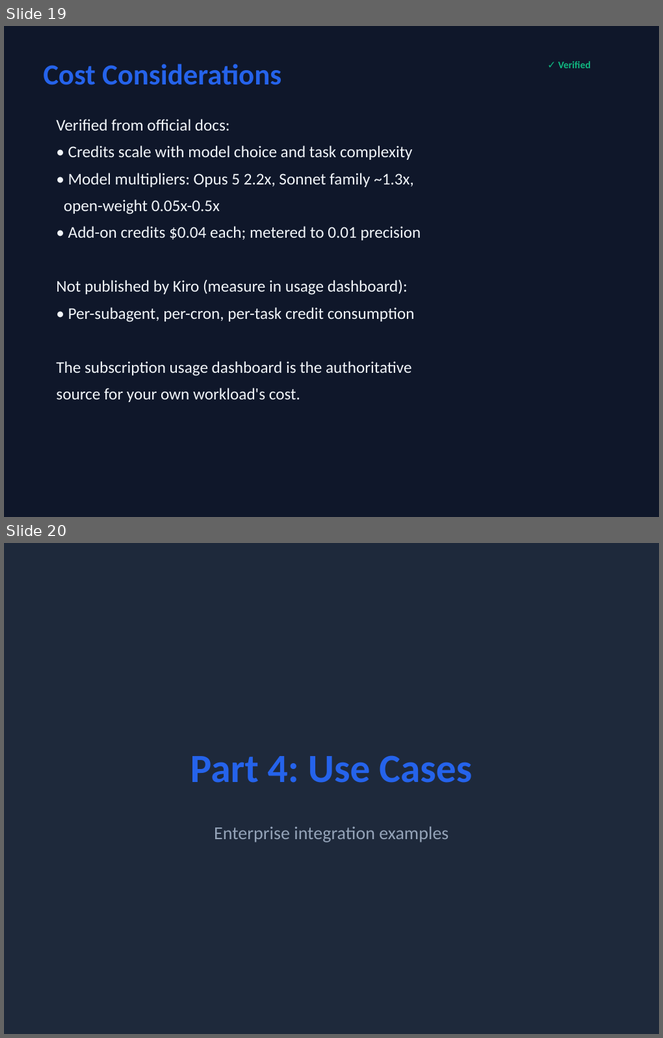
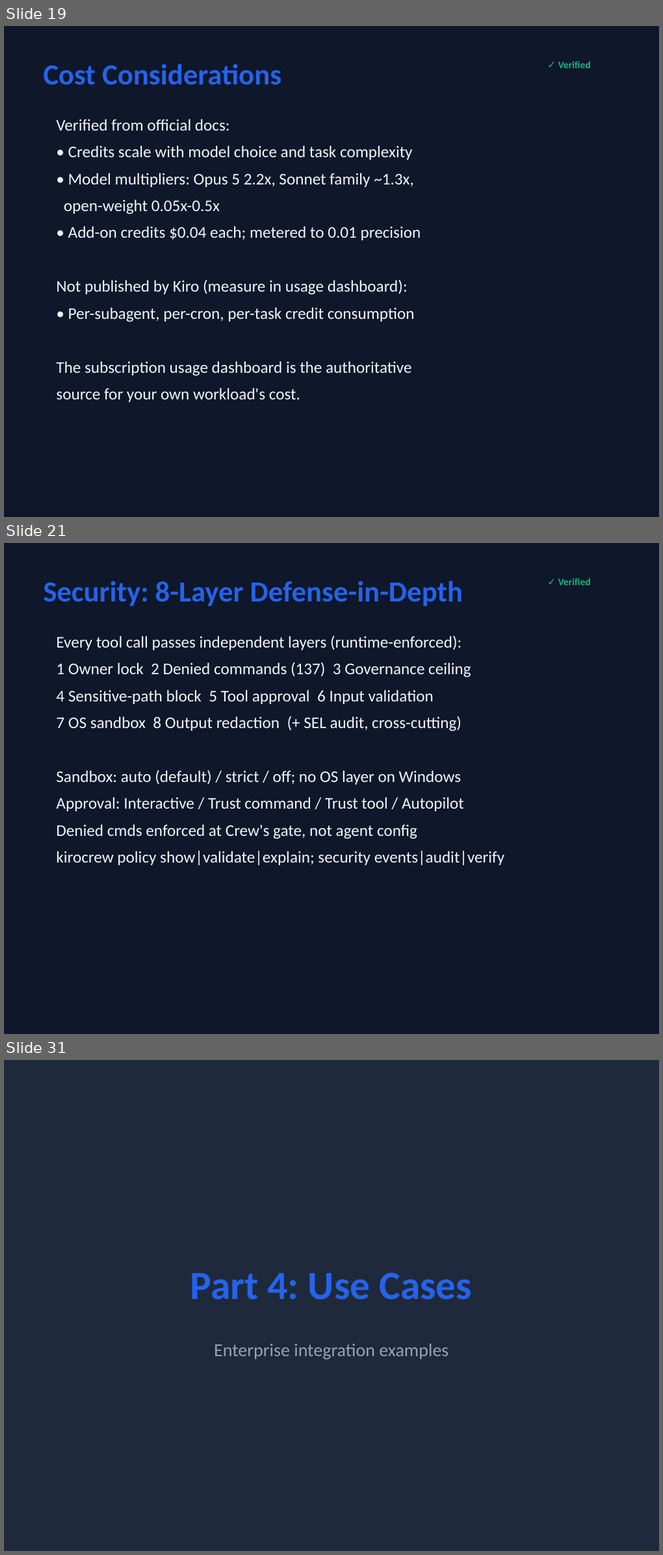
Before and after one commit to timwukp/Kiro-Crew-Training, a slide deck: kiro-crew-training.pptx. Shown one above the other, each under a label of ours: slides 19 and 20 before the commit, slides 19, 21 and 31 after it; the slides between them are not shown. The pictures are 663x1038 and 663x1555 pixels, drawn with LibreOffice and Linux fonts; fonts in the diff are those of the drawing. Boxes give left, top, right and bottom in pixels: in the first picture for what was removed or moved away, otherwise in the second. Text is boxed around its words. In the diff, an @@ line names an element or a change of style, - is before the commit and + after.

Commit message:
Add 10 advanced/enterprise sections (Security, Running 24/7, Interfaces, Chat, Capabilities, Configuration, Multi-instance, Snapshot, Apps, Troubleshooting) for full docs/crew coverage; pptx 29->40 slides

```diff
--- a/kiro-crew-training.pptx
+++ b/kiro-crew-training.pptx
@@ slide 21 added at (x1=4, y1=543, x2=659, y2=1034), background #0F172A @@
@@ text added at (x1=43, y1=581, x2=463, y2=606), 32 pt, text #2563EB, bold @@
+Security: 8-Layer Defense-in-Depth
@@ text added at (x1=558, y1=578, x2=591, y2=585), 11 pt, text #10B981, bold @@
+✓ Verified
@@ text added at (x1=56, y1=635, x2=505, y2=865), 18 pt, text #F1F5F9 @@
+Every tool call passes independent layers (runtime-enforced):
+1 Owner lock 2 Denied commands (137) 3 Governance ceiling
+4 Sensitive-path block 5 Tool approval 6 Input validation
+7 OS sandbox 8 Output redaction (+ SEL audit, cross-cutting)
+Sandbox: auto (default) / strict / off; no OS layer on Windows
+Approval: Interactive / Trust command / Trust tool / Autopilot
+Denied cmds enforced at Crew's gate, not agent config
+kirocrew policy show|validate|explain; security events|audit|verify
@@ what was slide 20 is now slide 31 @@
```
Also in this commit, not shown: 10 other slides added, 2 other files.
